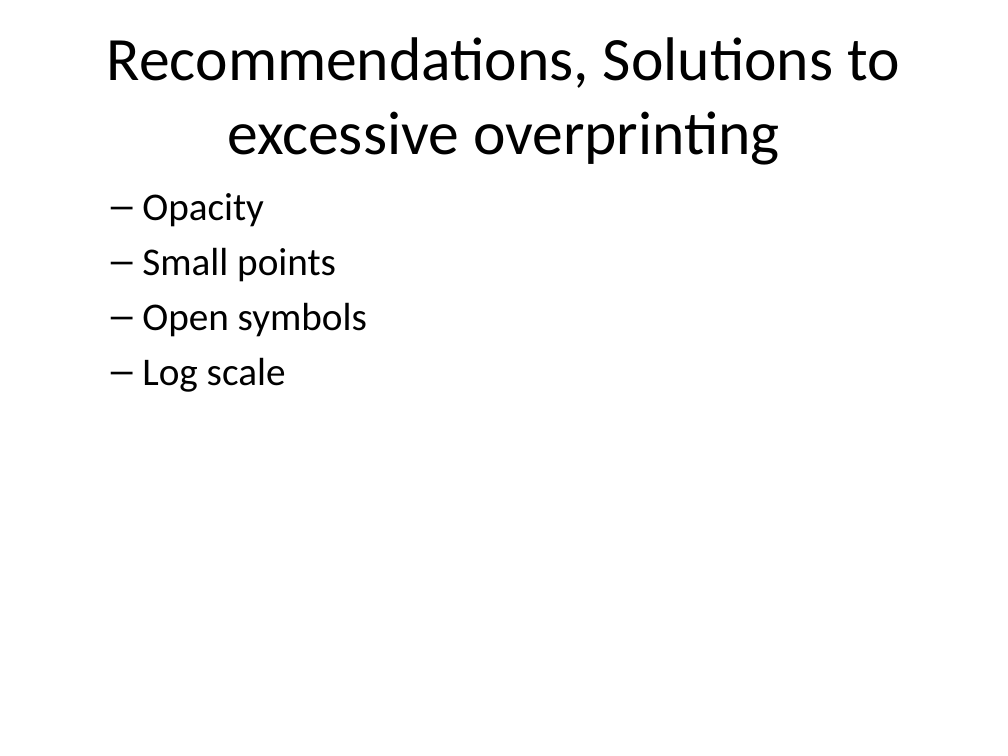
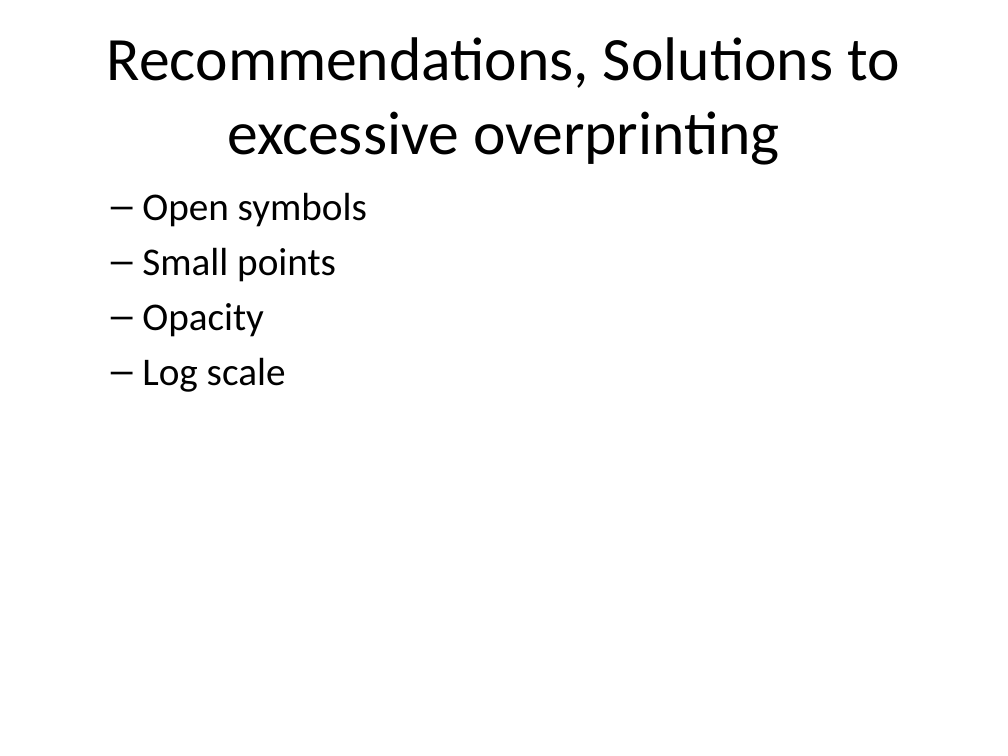
Before and after one commit to pmean/data-visualization, a slide deck: slide 3 of data-viz-01/component/recommendations.pptx. Drawn at 1008x756 pixels with LibreOffice and Linux fonts; fonts in the diff are those of the drawing. Boxes give left, top, right and bottom in pixels: in the first picture for what was removed or moved away, otherwise in the second. Text is boxed around its words. In the diff, an @@ line names an element or a change of style, - is before the commit and + after.

```diff
--- a/data-viz-01/component/recommendations.pptx
+++ b/data-viz-01/component/recommendations.pptx
@@ text at bbox=[142, 192, 367, 282]: paragraphs added @@
+  – Open symbols
+  – Small points
@@ text at bbox=[142, 247, 367, 337]: paragraphs removed @@
-  – Small points
-  – Open symbols
```
Also in this commit, not shown: 4 other slides changed, 30 other files.
